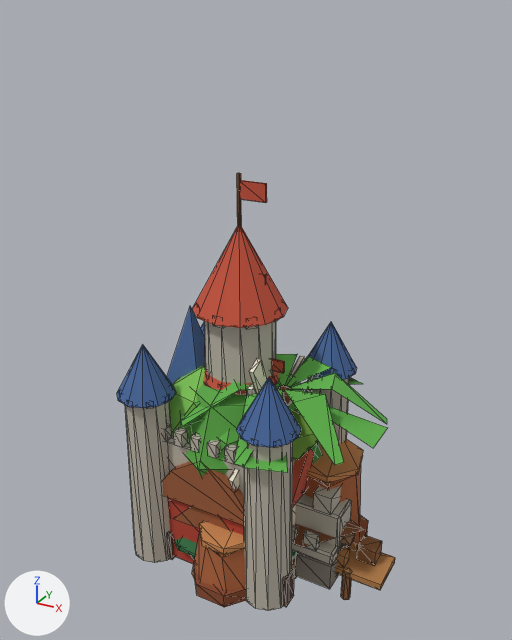
Before and after pictures for a commit that changed the glTF model dist/models/assets.glb.
One viewpoint serves both versions: a camera (50 mm lens) standing at (1.32, -2.27, 2.21) and looking at (0.06, 0.02, 1.07). Every picture has the same lights, and +X, +Y and +Z are marked at lower left. The older version comes first. Mesh edges are drawn as thin lines on the coarser meshes.

The scene before the commit, as lines of its bpy script (objects in view):
```python
me_barn = bpy.data.meshes.new('barn')
me_barn.from_pydata(...)  # 50 vertices, 84 faces; spans x -0.25..0.25, y -0.32..0.32, z 0.0..0.58
# faces by material slot: [56, 16, 12]
me_barn.materials.append(mat_barn)  # red #b5412f
me_barn.materials.append(mat_roof_brown)  # brown #9a5a36
me_barn.materials.append(mat_trim)  # white #f3eee4
me_tree_palm_lod = bpy.data.meshes.new('tree_palm_lod')
me_tree_palm_lod.from_pydata(...)  # 19 vertices, 17 faces; spans x -0.187..0.62, y -0.424..0.424, z 0.0..0.8
# faces by material slot: [12, 5]
me_tree_palm_lod.materials.append(mat_wood)  # brown #8a5a33
me_tree_palm_lod.materials.append(mat_palm)  # green #5fb34a
me_tree_round_lod = bpy.data.meshes.new('tree_round_lod')
me_tree_round_lod.from_pydata(...)  # 28 vertices, 48 faces; spans x -0.294..0.294, y -0.34..0.34, z 0.0..0.89
# faces by material slot: [12, 36]
me_tree_round_lod.materials.append(mat_wood)  # brown #8a5a33
me_tree_round_lod.materials.append(mat_leaf)  # green #5aa845
ob_barn = bpy.data.objects.new('barn', me_barn)
ob_barn.location = (0.0, 0.0, 0.0)
ob_tree_palm_lod = bpy.data.objects.new('tree_palm_lod', me_tree_palm_lod)
ob_tree_palm_lod.location = (0.0, 0.0, 0.0)
ob_tree_round_lod = bpy.data.objects.new('tree_round_lod', me_tree_round_lod)
ob_tree_round_lod.location = (0.0, 0.0, 0.0)
# also in view: 'windmill' at (0.0, 0.0, 0.48); 'tree_palm' at (0.19, -0.01, 0.43); 'castle' at (0.0, 0.0, 0.83); 'dock' at (0.35, 0.0, 0.04); 'temple' at (0.0, 0.0, 0.54)
```
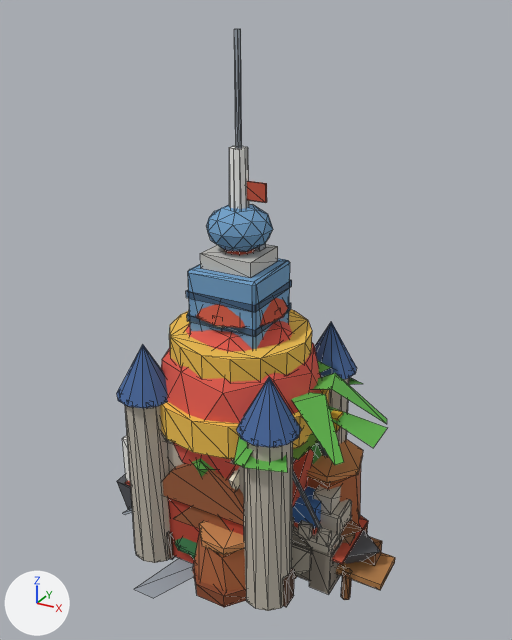
Location of each change, (x1, y1, x2, y2) in pixels of the pictures (512 x 640 px):
'balloon', added
    after: (160, 310, 329, 479)
    faces in mat_balloon_b (yellow #f2c14e): (160, 310, 329, 459)
    faces in mat_balloon_a (red #e0584a): (161, 321, 321, 479)
'tower_glass_a', added
    after: (186, 243, 292, 349)
    faces in mat_glass (blue #6f9fc8): (188, 258, 290, 349)
    faces in mat_concrete (light grey #c9c7c1): (200, 245, 278, 278)
    faces in mat_glass_dark (blue #3e5f80): (186, 280, 292, 337)
'landmark_spire', added
    after: (206, 29, 273, 252)
    faces in mat_glass (blue #6f9fc8): (206, 204, 273, 252)
    faces in mat_white (white #f2f2ee): (229, 146, 249, 209)
    faces in mat_steel (grey #9aa3ad): (234, 29, 242, 148)
'bridge_stone', added
    after: (292, 512, 360, 594)
    faces in mat_stone (grey #bdb6a8): (292, 516, 352, 575)
    faces in mat_stone_dark (grey #8b8377): (309, 512, 360, 594)
'container_ship', added (mostly hidden)
    after: (117, 435, 380, 566)
    faces in mat_asphalt (dark grey #55575c): (117, 475, 380, 566)
    faces in mat_c_blue (blue #3f6fb0): (292, 486, 321, 529)
    faces in mat_c_red (red #c4513a): (125, 480, 368, 564)
    faces in mat_white (white #f2f2ee): (122, 435, 130, 481)
'airplane', added
    after: (123, 508, 194, 598)
'bridge_modern', added (mostly hidden)
    after: (293, 441, 333, 553)
'port_crane', added (mostly hidden)
    after: (330, 410, 343, 432)
'tree_round_lod', unchanged, covered by the edit
    before: (185, 374, 304, 477)
    after: (192, 458, 215, 477)
'temple', unchanged, covered by the edit
    before: (167, 306, 314, 525)
    after: (188, 311, 314, 507)
'bridge', unchanged, covered by the edit
    before: (292, 525, 349, 589)
    after: (295, 571, 310, 581)
'tree_round', unchanged, covered by the edit
    before: (169, 367, 322, 464)
    after: (310, 442, 322, 464)

What changed in the scene script:
```text
Add ob_balloon:
    ob_balloon = bpy.data.objects.new('balloon', me_balloon)  # 159 vertices, 282 faces; spans x -0.37..0.37, y -0.37..0.37, z 0.03..1.134; in mat_balloon_a (red #e0584a), mat_balloon_b (yellow #f2c14e), mat_wood (brown #8a5a33), mat_hull_dark (brown #5a3520)
    ob_balloon.location = (0.0, 0.0, 0.0)
Add ob_airplane:
    ob_airplane = bpy.data.objects.new('airplane', me_airplane)  # 106 vertices, 166 faces; spans x -0.57..0.56, y -0.55..0.55, z -0.08..0.24; in mat_white (white #f2f2ee), mat_glass_dark (blue #3e5f80), mat_steel (grey #9aa3ad), mat_c_red (red #c4513a)
    ob_airplane.location = (0.0, 0.0, 0.0)
Add ob_container_ship:
    ob_container_ship = bpy.data.objects.new('container_ship', me_container_ship)  # 178 vertices, 268 faces; spans x -0.6..0.66, y -0.15..0.15, z 0.0..0.4; in mat_asphalt (dark grey #55575c), mat_c_red (red #c4513a), mat_c_blue (blue #3f6fb0), mat_c_yellow (yellow #e0b030), mat_c_green (green #3f8f5a), mat_white (white #f2f2ee), mat_glass_dark (blue #3e5f80)
    ob_container_ship.location = (0.0, 0.0, 0.0)
Add ob_port_crane:
    ob_port_crane = bpy.data.objects.new('port_crane', me_port_crane)  # a box spanning x -0.02..0.02, y -0.14..-0.1, z 0.0..0.7, material slot 0; a box spanning x -0.02..0.02, y 0.1..0.14, z 0.0..0.7, material slot 0; a box spanning x -0.25..0.45, y -0.03..0.03, z 0.69..0.75, material slot 0; a box spanning x -0.25..-0.11, y -0.08..0.08, z 0.61..0.71, material slot 1; a box spanning x 0.29..0.31, y -0.01..0.01, z 0.5..0.7, material slot 1; a box spanning x -0.08..0.08, y -0.18..0.18, z 0.0..0.04, material slot 2; in mat_c_yellow (yellow #e0b030), mat_steel (grey #9aa3ad), mat_concrete (light grey #c9c7c1)
    ob_port_crane.location = (0.0, 0.0, 0.0)
Add ob_landmark_spire:
    ob_landmark_spire = bpy.data.objects.new('landmark_spire', me_landmark_spire)  # 132 vertices, 236 faces; spans x -0.22..0.22, y -0.22..0.22, z 0.0..2.15; in mat_concrete (light grey #c9c7c1), mat_white (white #f2f2ee), mat_glass (blue #6f9fc8), mat_steel (grey #9aa3ad)
    ob_landmark_spire.location = (0.0, 0.0, 0.0)
Add ob_tower_glass_a:
    ob_tower_glass_a = bpy.data.objects.new('tower_glass_a', me_tower_glass_a)  # 136 vertices, 212 faces; spans x -0.153..0.153, y -0.153..0.153, z 0.0..1.44; in mat_glass (blue #6f9fc8), mat_glass_dark (blue #3e5f80), mat_concrete (light grey #c9c7c1), mat_steel (grey #9aa3ad)
    ob_tower_glass_a.location = (0.0, 0.0, 0.0)
Add ob_bridge_modern:
    ob_bridge_modern = bpy.data.objects.new('bridge_modern', me_bridge_modern)  # 144 vertices, 216 faces; spans x -0.505..0.505, y -0.15..0.15, z -0.01..0.58; in mat_concrete (light grey #c9c7c1), mat_steel (grey #9aa3ad), mat_white (white #f2f2ee)
    ob_bridge_modern.location = (0.0, 0.0, 0.0)
Add ob_bridge_stone:
    ob_bridge_stone = bpy.data.objects.new('bridge_stone', me_bridge_stone)  # 320 vertices, 512 faces; spans x -0.505..0.505, y -0.16..0.16, z -0.01..0.29; in mat_stone (grey #bdb6a8), mat_stone_dark (grey #8b8377)
    ob_bridge_stone.location = (0.0, 0.0, 0.0)
```
